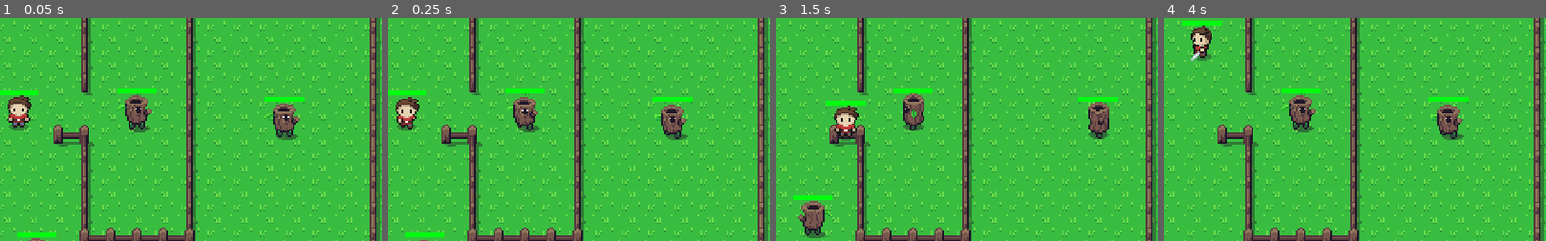
Above: before the commit, frames 1-4 (left to right).
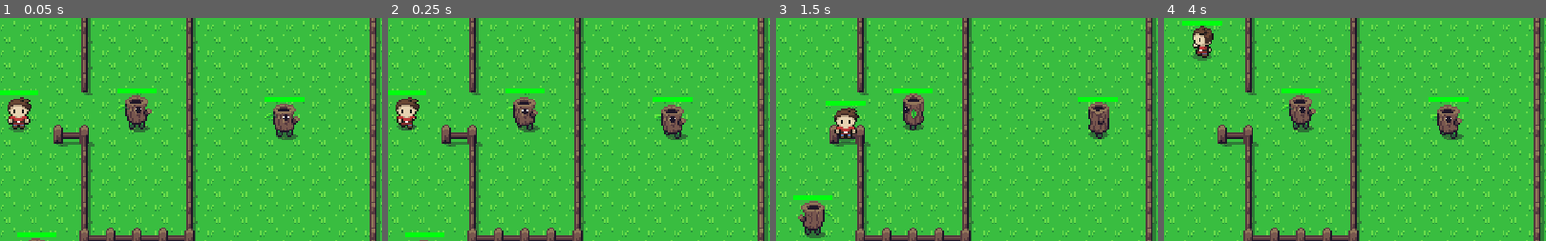
Above: after the commit, the same moments.

Repository: HillRod/TheLegendOfTilin
Game: Godot game, scene res://Nodes/Main.tscn
Two runs of this game, one before a commit and one after it. Both use one fixed random seed, a clock stepped at 60 frames per second and the inputs below.
Inputs:
- Up to frame 1 (0.05 s): no input
- Up to frame 2 (0.25 s): no input
- Up to frame 3 (1.5 s): tap Enter (ui_accept) at 0.5, 0.77 s; hold Right (ui_right) 0.53-1.28 s; hold Down (ui_down) from 1.28 s (still down)
- Up to frame 4 (4 s): tap Enter (ui_accept) at 1.52, 3.02, 3.77 s; release Down (ui_down) at 2.03 s; hold Right (ui_right) 2.03-2.78 s; hold Up (ui_up) 2.78-3.53 s; hold Left (ui_left) from 3.53 s (still down)
The pictures show only the part of the screen within x 49-99%, y 23-73%; the shares and areas given below are measured in that part.

The runs differ from the first frame. In frame 1, 0.6% of the frame differs, in the area x 2-9%, y 34-52%; in frame 2, less than 0.1%; in frame 3, 0.5%; in frame 4, 0.4%.

Commit message:
Swordn't

Diff:
--- a/Nodes/Player.tscn
+++ b/Nodes/Player.tscn
@@ -99,7 +99,6 @@
 
 [sub_resource type="Animation" id=5]
 length = 0.2
-loop = true
 step = 0.05
 tracks/0/type = "value"
 tracks/0/path = NodePath("Sprite:frame")
@@ -514,7 +513,7 @@
 texture = ExtResource( 1 )
 hframes = 8
 vframes = 8
-frame = 59
+frame = 32
 
 [node name="Espada" parent="." instance=ExtResource( 3 )]
 
Binary file changed: Assets/character.png
Binary file added: Assets/weapons.png
Not shown, added: Assets/weapons.png.import
